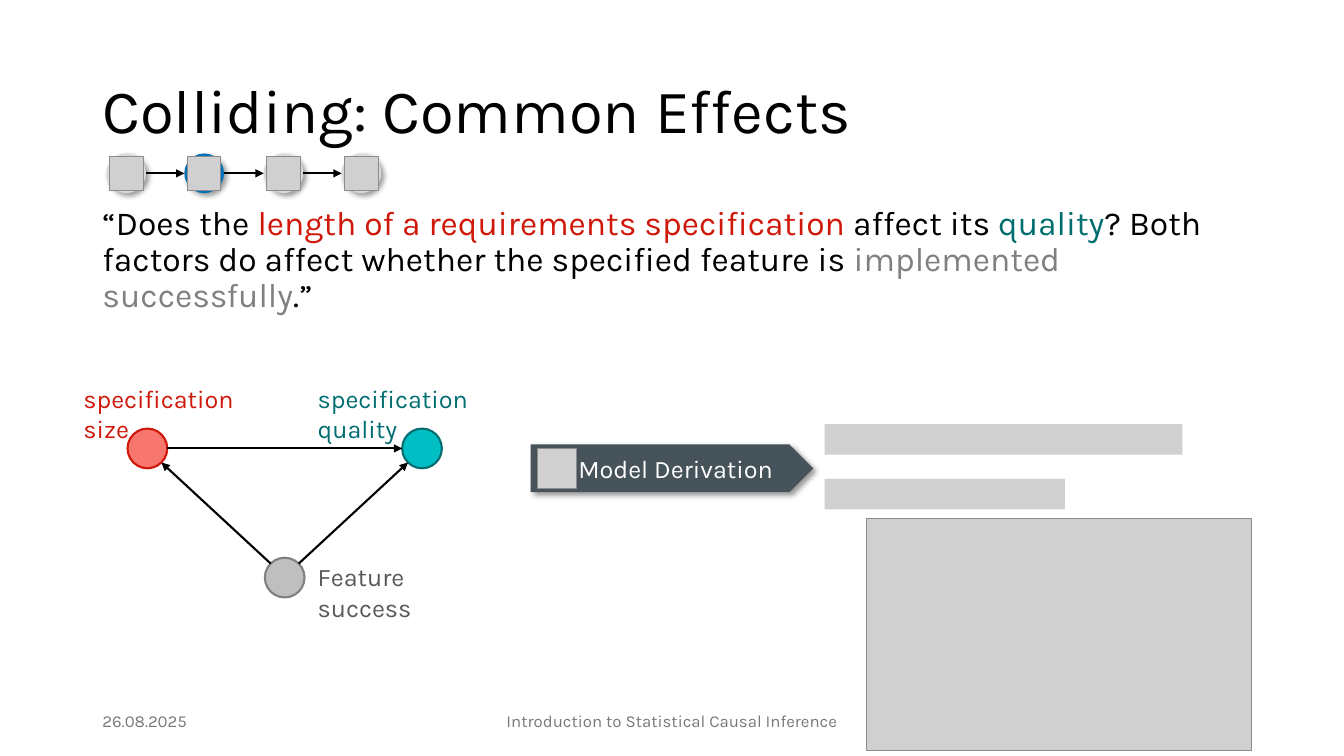
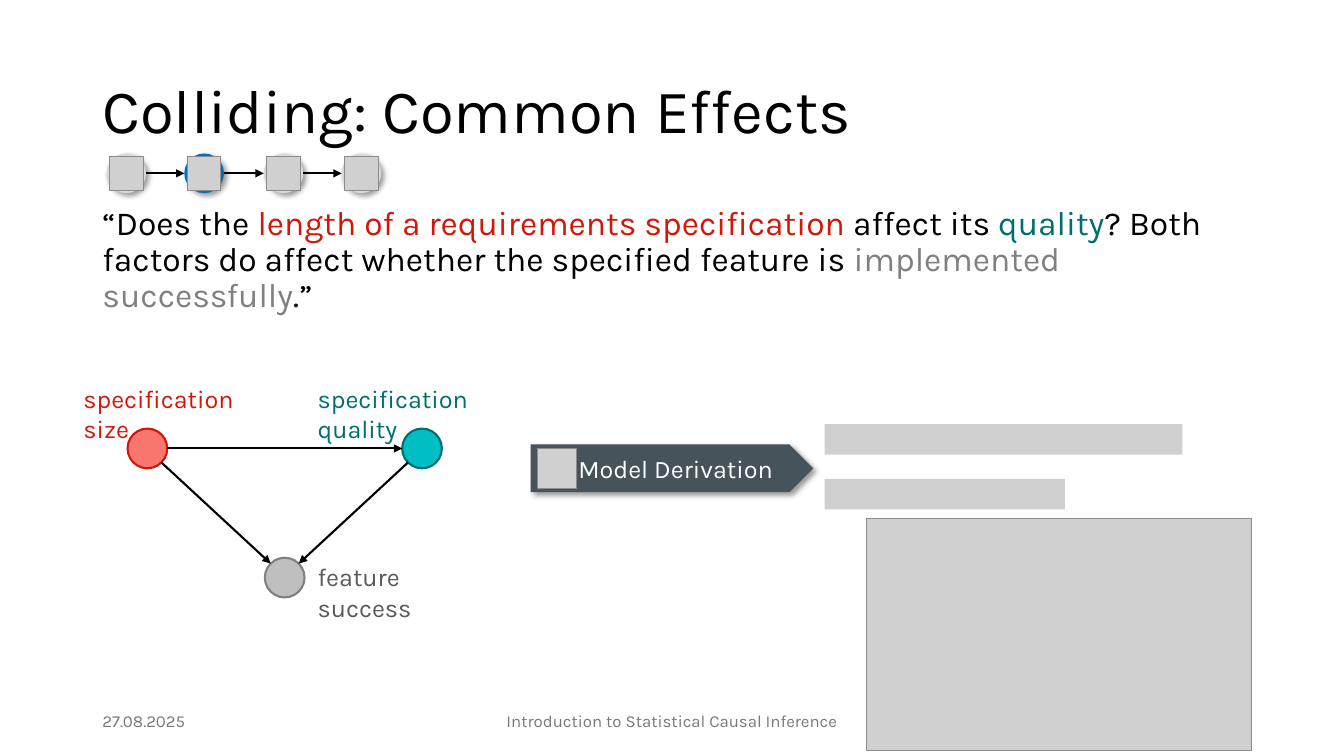
Before and after one commit to JulianFrattini/bda4sci, a slide deck: slide 34 of version2/slides/intro-sci.pptx (slide 35 before the commit). Drawn at 1344x756 pixels with LibreOffice and Linux fonts; fonts in the diff are those of the drawing; grey boxes stand for pictures; background and template pictures are left out. Boxes give left, top, right and bottom in pixels: in the first picture for what was removed or moved away, otherwise in the second. Text is boxed around its words. In the diff, an @@ line names an element or a change of style, - is before the commit and + after.

```diff
--- a/version2/slides/intro-sci.pptx
+++ b/version2/slides/intro-sci.pptx
@@ arrow moved from (271, 564) - (161, 463) to (161, 463) - (271, 564) @@
@@ arrow moved from (298, 564) - (408, 463) to (408, 463) - (298, 564) @@
@@ text at (318,568,412,618): text changed @@
-Feature success
+feature success
@@ text at (102,716,185,727): text changed @@
-26.08.2025
+27.08.2025
```
Also in this commit, not shown: 61 other slides changed, 8 slides added, 2 slides removed, 7 other files.
